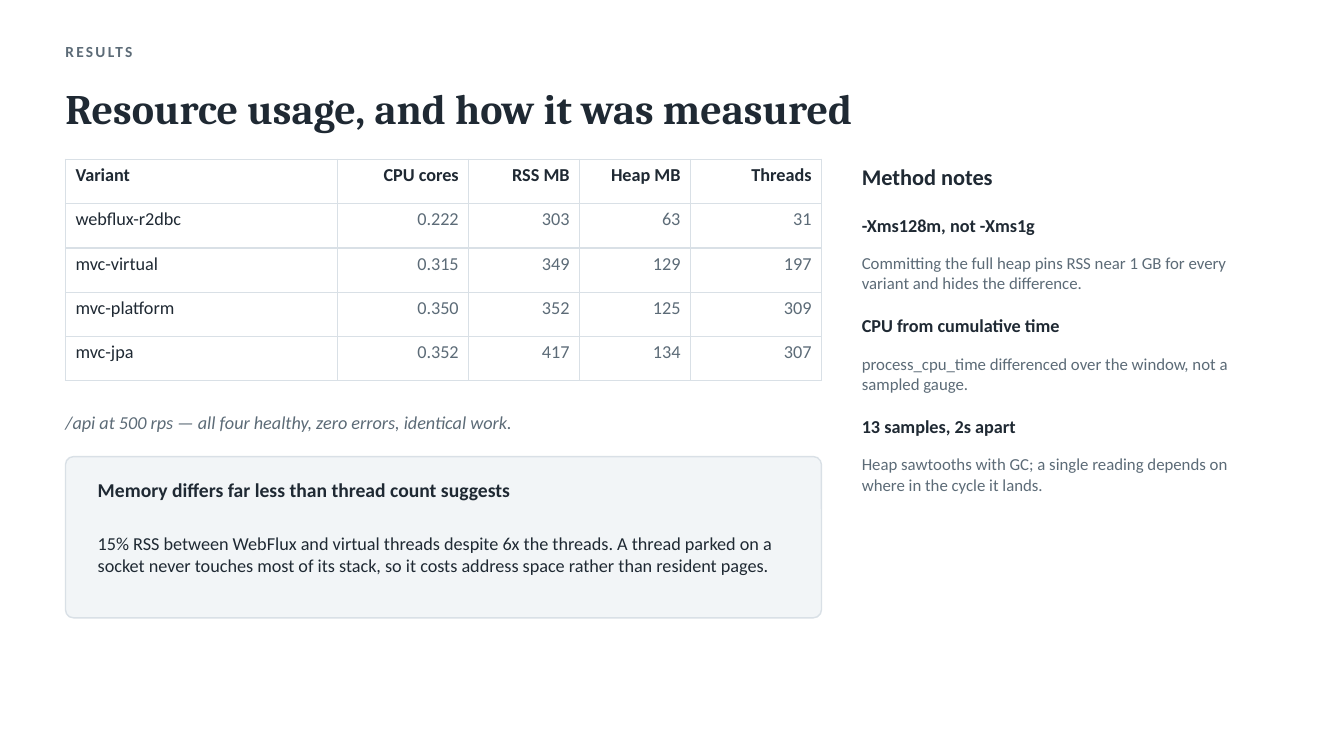
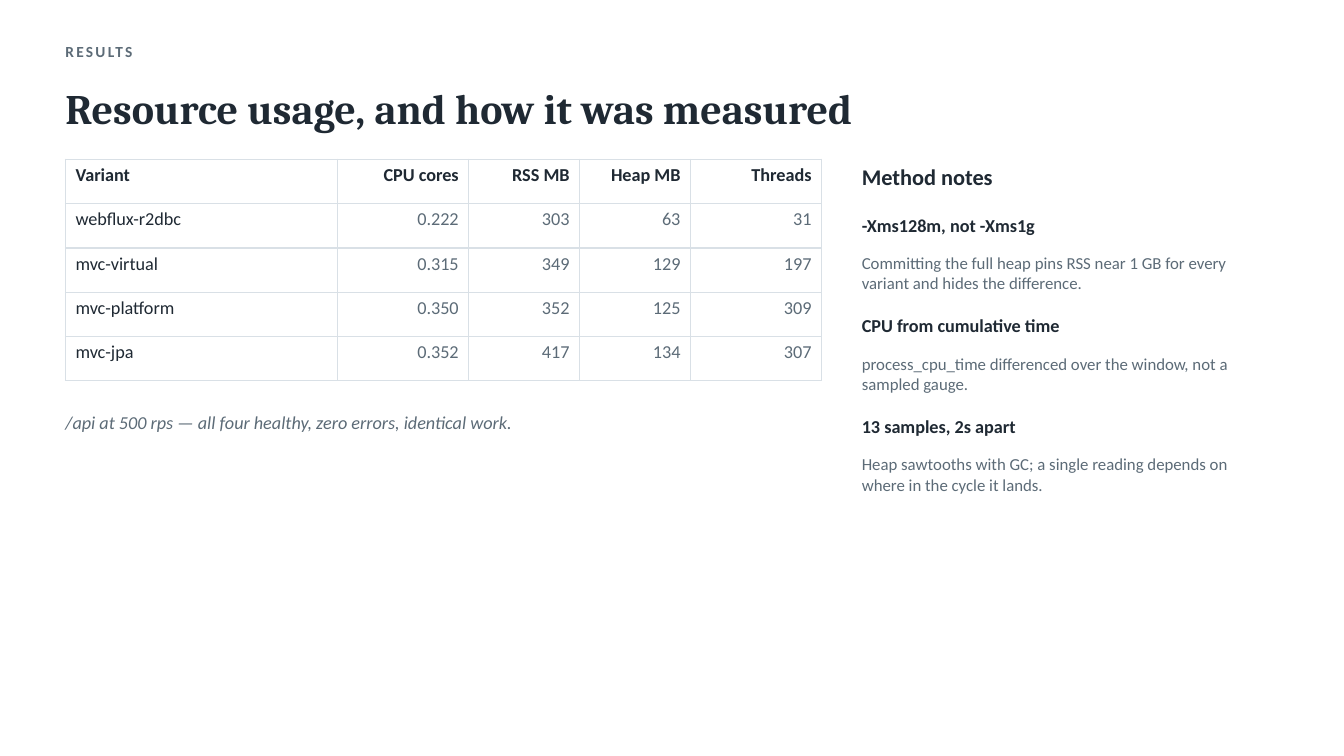
Before and after one commit to airhead-dom/java-stack-comparison, a slide deck: slide 6 of docs/virtual-threads-technical.pptx. Drawn at 1344x756 pixels with LibreOffice and Linux fonts; fonts in the diff are those of the drawing. Boxes give left, top, right and bottom in pixels: in the first picture for what was removed or moved away, otherwise in the second. Text is boxed around its words. In the diff, an @@ line names an element or a change of style, - is before the commit and + after.

```diff
--- a/docs/virtual-threads-technical.pptx
+++ b/docs/virtual-threads-technical.pptx
@@ rounded rectangle removed at box(66, 457, 822, 618) @@
@@ text removed at box(98, 483, 510, 501) @@
-Memory differs far less than thread count suggests
@@ text removed at box(98, 537, 772, 575) @@
-15% RSS between WebFlux and virtual threads despite 6x the threads. A thread parked on a socket never touches most of its stack, so it costs address space rather than resident pages.
```
Also in this commit, not shown: 6 other slides changed, 3 slides removed, 29 other files.
